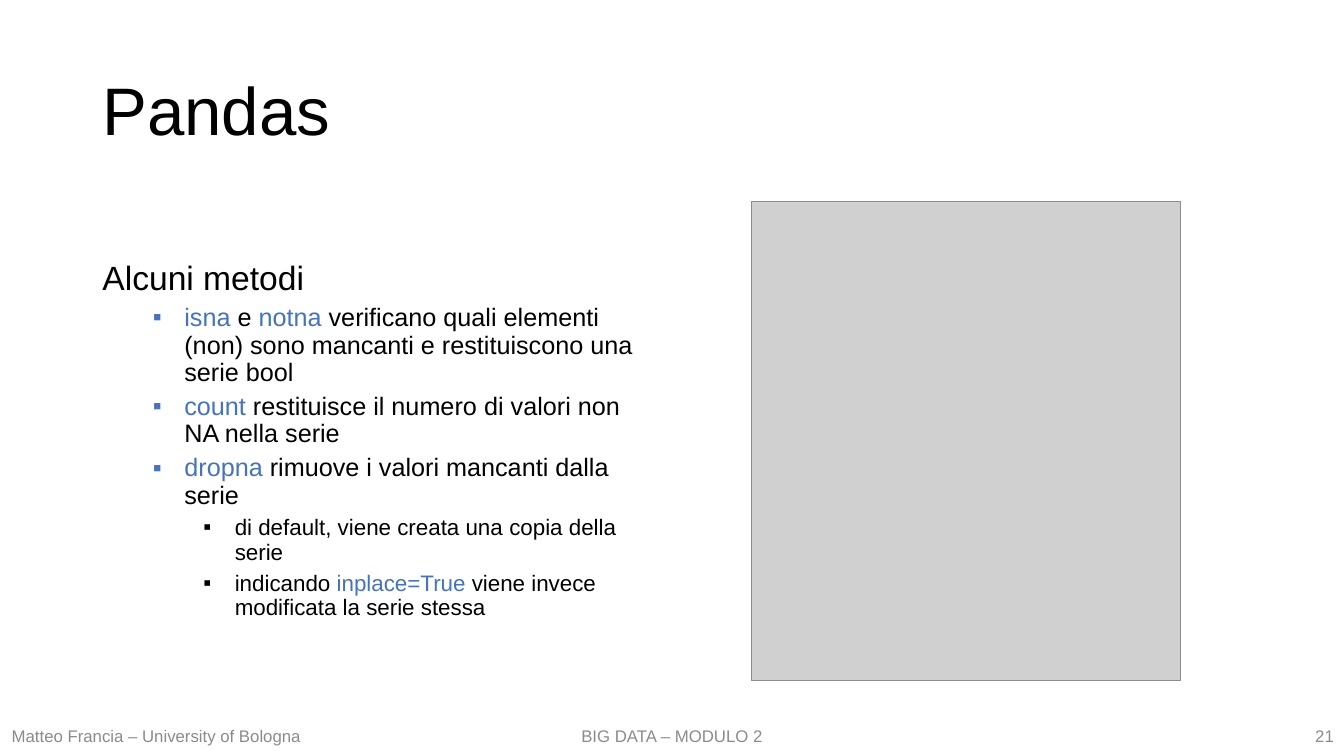
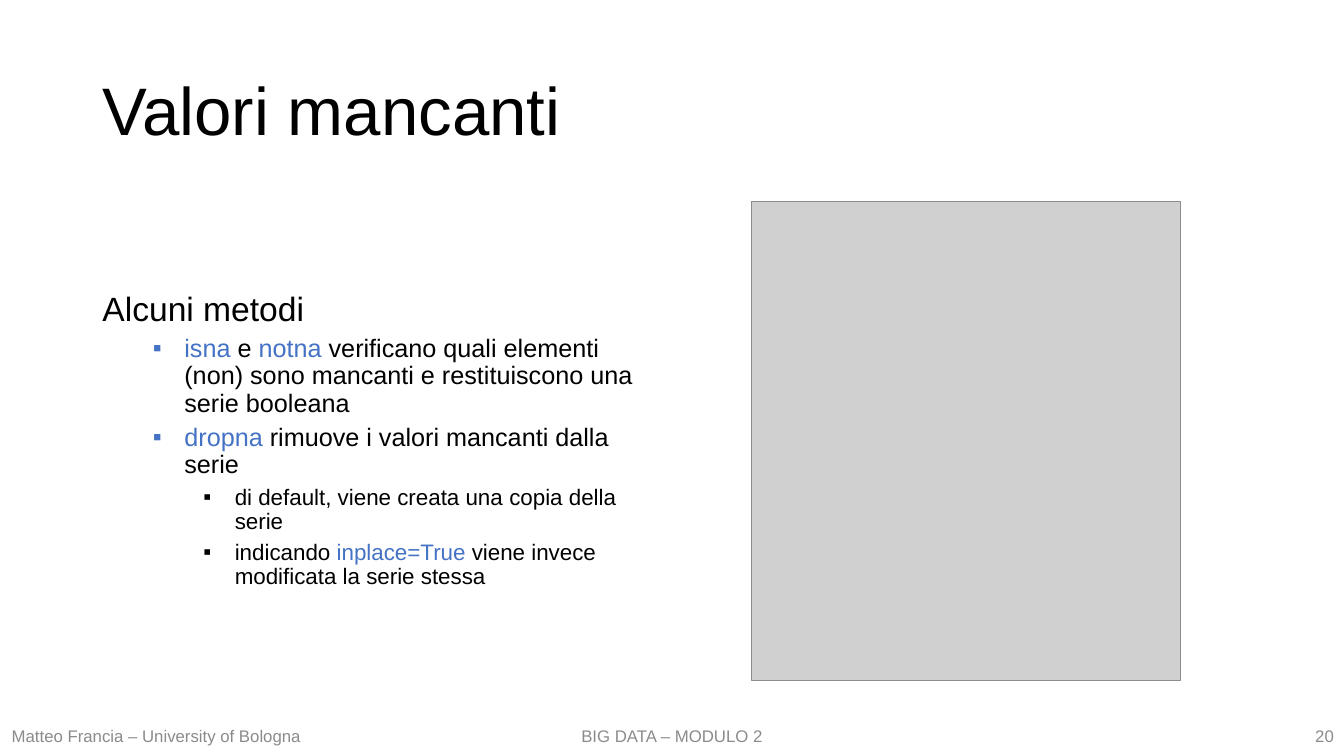
Before and after one commit to w4bo/teaching-handsondatapipelines, a slide deck: slide 20 of 01-DataPreprocessing/slides.pptx (slide 21 before the commit). Drawn at 1344x756 pixels with LibreOffice and Linux fonts; fonts in the diff are those of the drawing; grey boxes stand for pictures. Boxes give left, top, right and bottom in pixels: in the first picture for what was removed or moved away, otherwise in the second. Text is boxed around its words. In the diff, an @@ line names an element or a change of style, - is before the commit and + after.

```diff
--- a/01-DataPreprocessing/slides.pptx
+++ b/01-DataPreprocessing/slides.pptx
@@ title at box(102, 86, 561, 136): text changed @@
-Pandas
+Valori mancanti
@@ text at box(184, 338, 632, 413): text changed @@
-  ▪ isna e notna verificano quali elementi (non) sono mancanti e restituiscono una serie bool
-  ▪ count restituisce il numero di valori non NA nella serie
+  ▪ isna e notna verificano quali elementi (non) sono mancanti e restituiscono una serie booleana
@@ page number at box(1315, 730, 1334, 742): text changed @@
-21
+20
```
Also in this commit, not shown: 20 other slides changed, 5 slides added, 4 other files.
